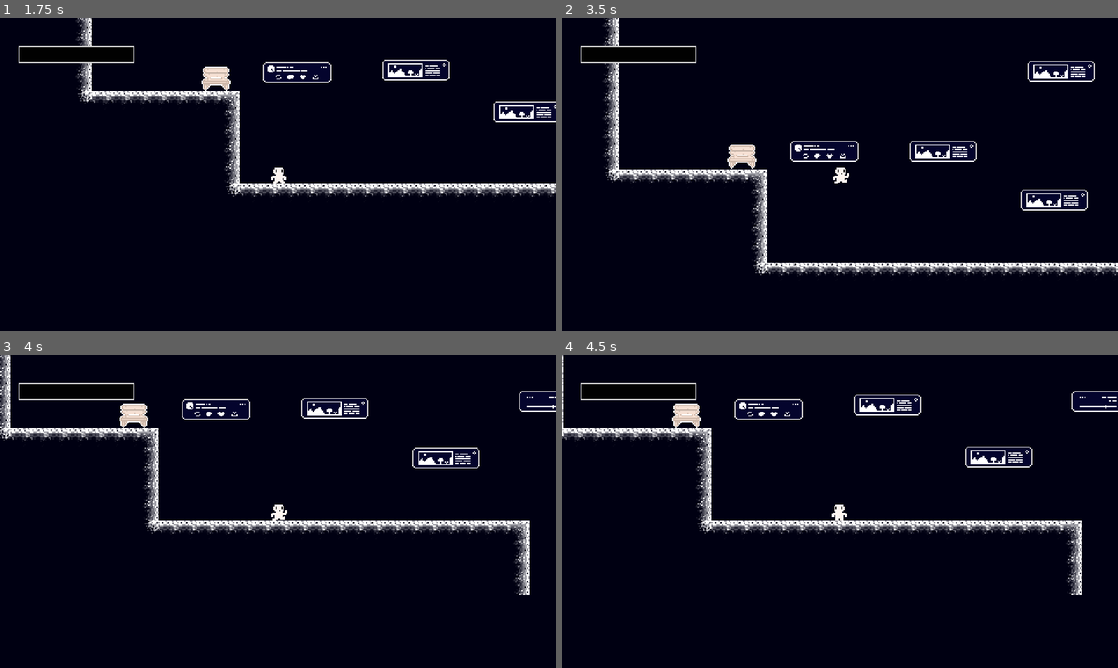
Above: before the commit, frames 1-4 (two rows, left to right).
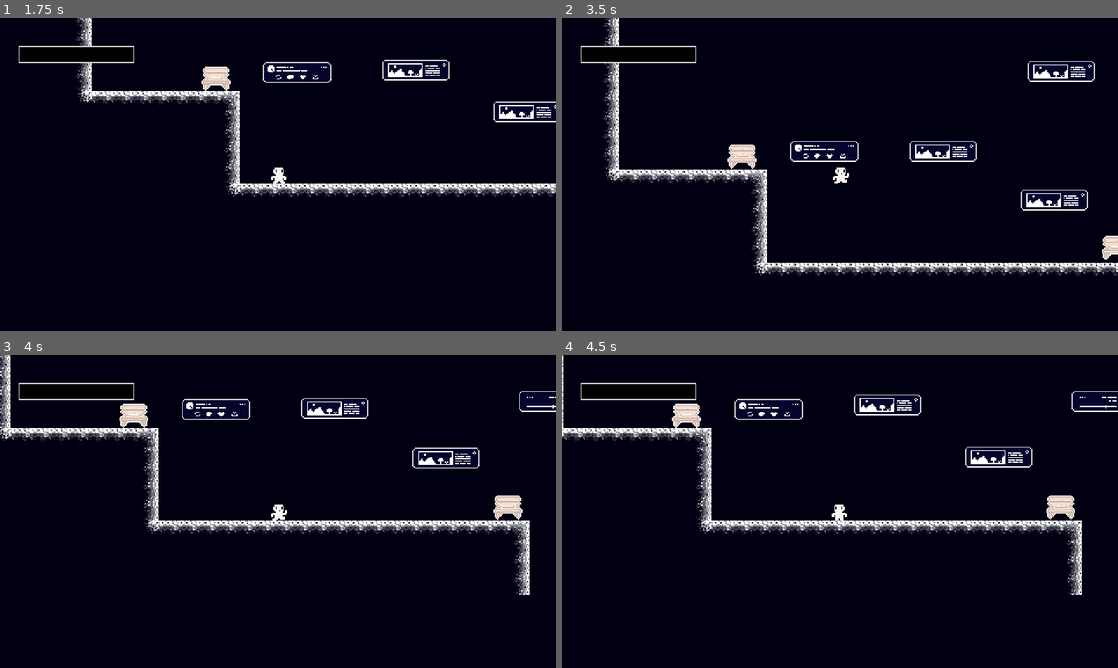
Above: after the commit, the same moments.

Repository: ilmoruuu/dontScroll
Game: Godot game, scene res://scenes/levels/fase1.tscn
Two runs of this game, one before a commit and one after it. Both use one fixed random seed, a clock stepped at 60 frames per second and the inputs below. This scene is started directly instead of the project's main scene.
Inputs:
- Up to frame 1 (1.75 s): tap Enter (ui_accept) at 0.5, 1.35, 1.52 s; hold Enter (ui_accept) 0.53-1.28 s; hold Right (ui_right) from 0.53 s (still down); tap F (interact) at 0.6, 1.55 s
- Up to frame 2 (3.5 s): tap Enter (ui_accept) at 1.82, 3.02, 3.32 s; release Right (ui_right) at 2.03 s; hold Left (ui_left) 2.03-2.78 s; hold Enter (ui_accept) 2.03-2.78 s; tap F (interact) at 2.1, 2.85 s; hold Right (ui_right) from 2.78 s (still down)
- Up to frame 3 (4 s): keep holding Right (ui_right); hold Enter (ui_accept) from 3.53 s (still down)
- Up to frame 4 (4.5 s): release Right (ui_right) at 4.28 s; release Enter (ui_accept) at 4.28 s; hold Left (ui_left) from 4.28 s (still down); tap F (interact) at 4.35 s

Frame 1 is identical in both runs. In frame 2, 0.2% of the frame differs, in the area x 97-100%, y 69-78%; in frame 3, 0.3%; in frame 4, 0.3%, in the area x 87-93%, y 44-53%.

Commit message:
feat: add basic dialog flow on bench

Diff:
--- a/dont-scroll/entities/bench/bench.gd
+++ b/dont-scroll/entities/bench/bench.gd
@@ -4,19 +4,37 @@
 
 var player_near = false
 var player_ref = null
+var dialog = false
 
 func _on_area_2d_body_entered(body):
 	player_near = true
 	player_ref = body
 	prompt.visible = true
 
-func _on_area_2d_body_exited():
+func _on_area_2d_body_exited(_body):
 	player_near = false
 	player_ref = null
 	prompt.visible = false
 
 func _process(_delta):
-	if player_near and Input.is_action_just_pressed("interact"):
-		AudioManager.enter_bench()
+	if player_near and not dialog and Input.is_action_just_pressed("interact"):
+		start_bench_dialog()
 
+func start_bench_dialog():
+	dialog = true
+	prompt.visible = false
+
+	AudioManager.enter_bench()
+
+	BenchDialogueUI.start_random_event(self)
+
+	if player_ref and player_ref.has_method("sit_on_bench"):
 		player_ref.sit_on_bench(self)
+
+func finish_bench_dialog():
+	dialog = false
+	if player_near:
+		prompt.visible = true
+
+	if player_ref and player_ref.has_method("end_dialog"):
+		player_ref.end_dialog()
--- /dev/null
+++ b/dont-scroll/entities/bench/bench_dialogue_ui.tscn
@@ -0,0 +1,42 @@
+[gd_scene format=3 uid="uid://bqcqt5hn7281i"]
+
+[ext_resource type="Script" uid="uid://dbs58ghn7u5ad" path="res://scripts/bench_dialogue_ui.gd" id="1_p3kd2"]
+[ext_resource type="Script" uid="uid://d1v60hx2u2jp8" path="res://scripts/events_database.gd" id="2_yds3f"]
+
+[node name="BenchDialogueUI" type="CanvasLayer" unique_id=1641095945]
+script = ExtResource("1_p3kd2")
+
+[node name="Control" type="Control" parent="." unique_id=30650364]
+layout_mode = 3
+anchors_preset = 0
+offset_left = 2.0
+offset_top = 189.0
+offset_right = 42.0
+offset_bottom = 229.0
+
+[node name="ColorRect" type="ColorRect" parent="Control" unique_id=119665338]
+layout_mode = 1
+anchors_preset = -1
+anchor_top = 0.75
+anchor_right = 1.0
+anchor_bottom = 1.0
+offset_top = -38.0
+offset_right = 437.0
+offset_bottom = 40.0
+color = Color(0, 0, 0, 0.6392157)
+
+[node name="RichTextLabel" type="RichTextLabel" parent="Control/ColorRect" unique_id=952121811]
+layout_mode = 0
+offset_left = 1.0
+offset_top = 1.0
+offset_right = 470.0
+offset_bottom = 50.0
+
+[node name="VBoxContainer" type="HBoxContainer" parent="." unique_id=1058291314]
+offset_left = 1.0
+offset_top = 226.0
+offset_right = 478.0
+offset_bottom = 266.0
+
+[node name="EventsDatabase" type="Node" parent="." unique_id=750593022]
+script = ExtResource("2_yds3f")
--- a/dont-scroll/entities/player/player.gd
+++ b/dont-scroll/entities/player/player.gd
@@ -13,6 +13,7 @@
 
 var _exposition := 0.0
 var sitting := false
+var isDialogActive = false
 
 var expositon: float:
 	get:
@@ -25,7 +26,7 @@
 
 	if sitting:
 		expositon = max(0.0, expositon - EXPOSURE_DECAY_ON_BENCH * delta)
-		if Input.is_action_just_pressed("ui_left") \
+		if not isDialogActive and Input.is_action_just_pressed("ui_left") \
 		or Input.is_action_just_pressed("ui_right") \
 		or Input.is_action_just_pressed("ui_accept"):
 
@@ -77,13 +78,16 @@
 
 func sit_on_bench(bench):
 	sitting = true
-
+	isDialogActive = true
 	global_position = bench.get_node("SeatPosition").global_position
 
 	velocity = Vector2.ZERO
 
+func end_dialog():
+	isDialogActive = false
 
 func stand_up():
-	AudioManager.exit_bench()
-	sitting = false
-	global_position.y -= 8
+	if sitting and not isDialogActive:
+		AudioManager.exit_bench()
+		sitting = false
+		global_position.y -= 8
--- a/dont-scroll/project.godot
+++ b/dont-scroll/project.godot
@@ -19,6 +19,7 @@
 
 GameManager="*uid://c0c6n7o67sdwi"
 AudioManager="*uid://bn6g385v0dy7k"
+BenchDialogueUI="*uid://bqcqt5hn7281i"
 
 [display]
 
--- a/dont-scroll/scenes/levels/fase1.tscn
+++ b/dont-scroll/scenes/levels/fase1.tscn
@@ -135,5 +135,8 @@
 visible = false
 position = Vector2(550, 273)
 
-[node name="Bench" parent="." unique_id=746857454 instance=ExtResource("10_8uqc6")]
+[node name="Bench2" parent="." unique_id=746857454 instance=ExtResource("10_8uqc6")]
+position = Vector2(270, 228)
+
+[node name="Bench" parent="." unique_id=1123229528 instance=ExtResource("10_8uqc6")]
 position = Vector2(-53, 149)
--- /dev/null
+++ b/dont-scroll/scripts/bench_dialogue_ui.gd
@@ -0,0 +1,105 @@
+extends CanvasLayer
+
+@onready var events = $EventsDatabase.events
+@onready var label = $Control/ColorRect/RichTextLabel
+@onready var options_container = $VBoxContainer
+
+var current_text := ""
+var char_index := 0
+var typing := false
+var selected_option := -1
+var waiting_for_option := false
+var current_bench = null
+var is_text_fully_displayed := false
+var current_raw_text := ""
+
+func _ready():
+	visible = false
+	$Control.visible = false
+
+func start_random_event(bench_reference):
+	current_bench = bench_reference
+	visible = true
+	$Control.visible = true
+	options_container.visible = false
+
+	var event = events.pick_random()
+	await play_event(event)
+
+	stop_dialogue()
+
+func play_event(event):
+	for text in event.texts:
+		current_raw_text = text
+		is_text_fully_displayed = false
+
+		show_text(text)
+		await wait_for_confirm()
+
+	await show_question(event)
+
+func show_text(text):
+	label.text = ""
+	for chara in text:
+		if is_text_fully_displayed:
+			return
+
+		label.text += chara
+		await get_tree().create_timer(0.03).timeout
+
+	is_text_fully_displayed = true
+
+func wait_for_confirm():
+	await get_tree().create_timer(0.1).timeout
+	while true:
+		await get_tree().process_frame
+
+		if Input.is_action_just_pressed("ui_accept"):
+			get_tree().root.set_input_as_handled()
+
+			if not is_text_fully_displayed:
+
+				is_text_fully_displayed = true
+				label.text = current_raw_text
+				await get_tree().process_frame
+			else:
+
+				return
+
+func show_question(event):
+	label.text = event.question
+	options_container.visible = true
+
+	for child in options_container.get_children():
+		child.queue_free()
+
+	selected_option = -1
+	create_option_buttons(event)
+	waiting_for_option = true
+
+	while waiting_for_option:
+		await get_tree().process_frame
+
+	options_container.visible = false
+
+func create_option_buttons(event):
+	for i in range(event.options.size()):
+		var button = Button.new()
+		button.text = event.options[i]
+		button.size_flags_horizontal = Control.SIZE_EXPAND_FILL
+		button.size_flags_vertical = Control.SIZE_SHRINK_CENTER
+		button.custom_minimum_size = Vector2(0, 24)
+		button.pressed.connect(
+			func():
+				selected_option = i
+				waiting_for_option = false
+		)
+		options_container.add_child(button)
+
+func stop_dialogue():
+	visible = false
+	$Control.visible = false
+
+	if current_bench:
+		current_bench.finish_bench_dialog()
+		current_bench = null
--- /dev/null
+++ b/dont-scroll/scripts/events_database.gd
@@ -0,0 +1,146 @@
+extends Node
+
+var events = [
+	{
+		"texts": [
+			"Você se lembra da última vez que piscou?",
+			"Provavelmente não.",
+			"Você se lembra da última vez que respirou fundo?",
+			"Talvez também não.",
+			"Seu corpo fez as duas coisas centenas de vezes hoje.",
+			"Sem pedir sua atenção."
+		],
+		"question": "Quantas vezes você olhou para uma tela hoje?",
+		"options": [
+			"Menos de 20",
+			"Entre 20 e 100",
+			"Não faço ideia"
+		]
+	},
+	{
+		"texts": [
+			"Você viu o sol hoje?",
+			"Não uma foto.",
+			"Não um vídeo.",
+			"O sol."
+		],
+		"question": "Você passou mais tempo olhando para o céu ou para uma tela hoje?",
+		"options": [
+			"Céu",
+			"Tela",
+			"Não sei"
+		]
+	},
+	{
+		"texts": [
+			"Quando foi a última vez que você ficou em silêncio?",
+			"Sem música.",
+			"Sem vídeos.",
+			"Sem notificações.",
+			"Apenas silêncio."
+		],
+		"question": "O silêncio te incomoda?",
+		"options": [
+			"Sim",
+			"Não",
+			"Nunca pensei nisso"
+		]
+	},
+	{
+		"texts": [
+			"O próximo vídeo.",
+			"O próximo post.",
+			"O próximo meme.",
+			"O próximo assunto.",
+			"Sempre existe um próximo."
+		],
+		"question": "Quantas vezes você abriu um aplicativo hoje sem saber exatamente o que procurava?",
+		"options": [
+			"Nenhuma",
+			"Algumas vezes",
+			"Muitas vezes"
+		]
+	},
+	{
+		"texts": [
+			"Você consegue lembrar do quinto vídeo que assistiu ontem?",
+			"E do décimo?",
+			"E do décimo quinto?"
+		],
+		"question": "Quantos conteúdos consumidos ontem você ainda lembra agora?",
+		"options": [
+			"Quase todos",
+			"Alguns",
+			"Pouquíssimos"
+		]
+	},
+	{
+		"texts": [
+			"Você falou com alguém pessoalmente hoje?",
+			"Não por texto.",
+			"Não por áudio.",
+			"Não por emoji."
+		],
+		"question": "A última conversa importante que você teve foi:",
+		"options": [
+			"Hoje",
+			"Esta semana",
+			"Não lembro"
+		]
+	},
+	{
+		"texts": [
+			"Sua atenção é limitada.",
+			"Todo aplicativo sabe disso.",
+			"Toda rede social sabe disso.",
+			"Você sabe disso?"
+		],
+		"question": "Quem decide o próximo conteúdo que você vê?",
+		"options": [
+			"Eu",
+			"O algoritmo",
+			"Os dois"
+		]
+	},
+	{
+		"texts": [
+			"Cinco minutos parecem pouco.",
+			"Então mais cinco.",
+			"Depois mais cinco.",
+			"E mais cinco."
+		],
+		"question": "Você já entrou em uma rede social por alguns minutos e saiu uma hora depois?",
+		"options": [
+			"Sim",
+			"Não",
+			"Muitas vezes"
+		]
+	},
+	{
+		"texts": [
+			"Quantas pessoas importantes para você estão vivas neste momento?",
+			"E quantas delas receberam sua atenção hoje?"
+		],
+		"question": "Se seu telefone desaparecesse por uma semana, do que você sentiria mais falta?",
+		"options": [
+			"Das pessoas",
+			"Dos aplicativos",
+			"Não sei"
+		]
+	},
+	{
+		"texts": [
+			"Você se sentou aqui para descansar.",
+			"Talvez do mundo.",
+			"Talvez das telas.",
+			"Talvez de si mesmo."
+		],
+		"question": "O que você mais evita quando está rolando a tela sem parar?",
+		"options": [
+			"Tédio",
+			"Solidão",
+			"Pensamentos",
+			"Não sei"
+		]
+	}
+]
Not shown, added: dont-scroll/scripts/bench_dialogue_ui.gd.uid
Not shown, added: dont-scroll/scripts/events_database.gd.uid
